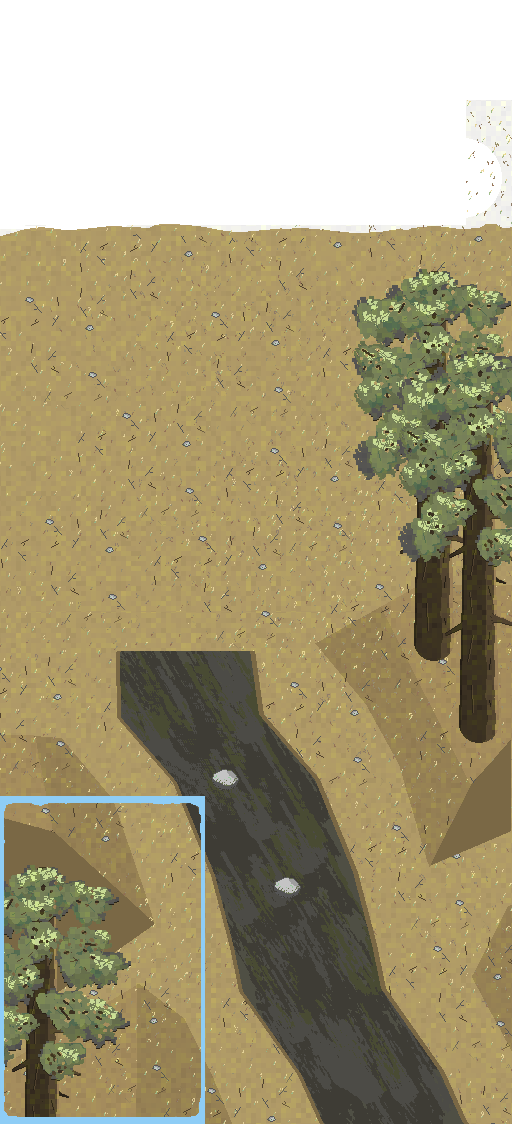
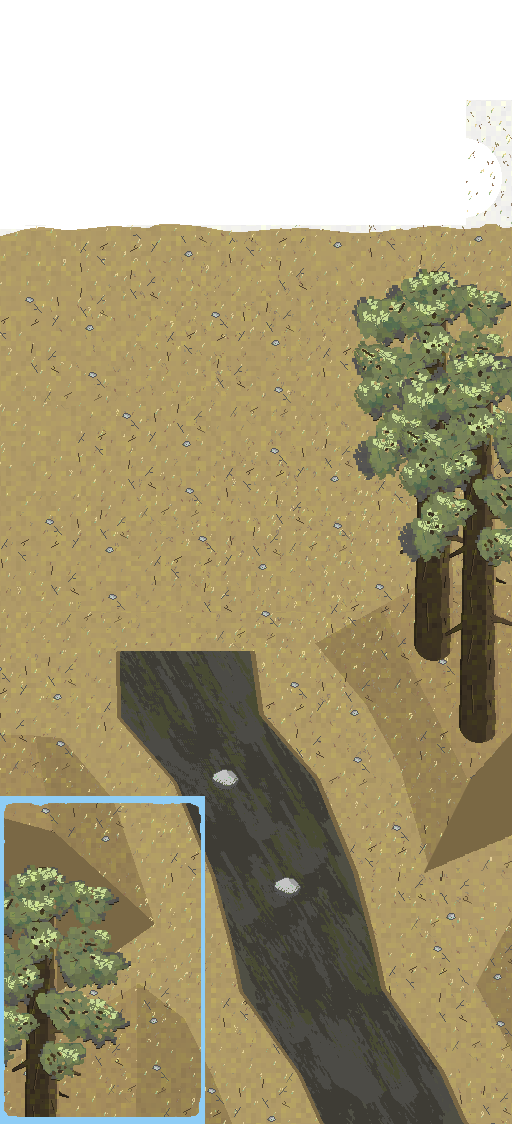
Two versions of the same layered image (512 × 1124). Layer-by-layer changes:
added layer "path" above "Mask" over [424, 733, 512, 998]
